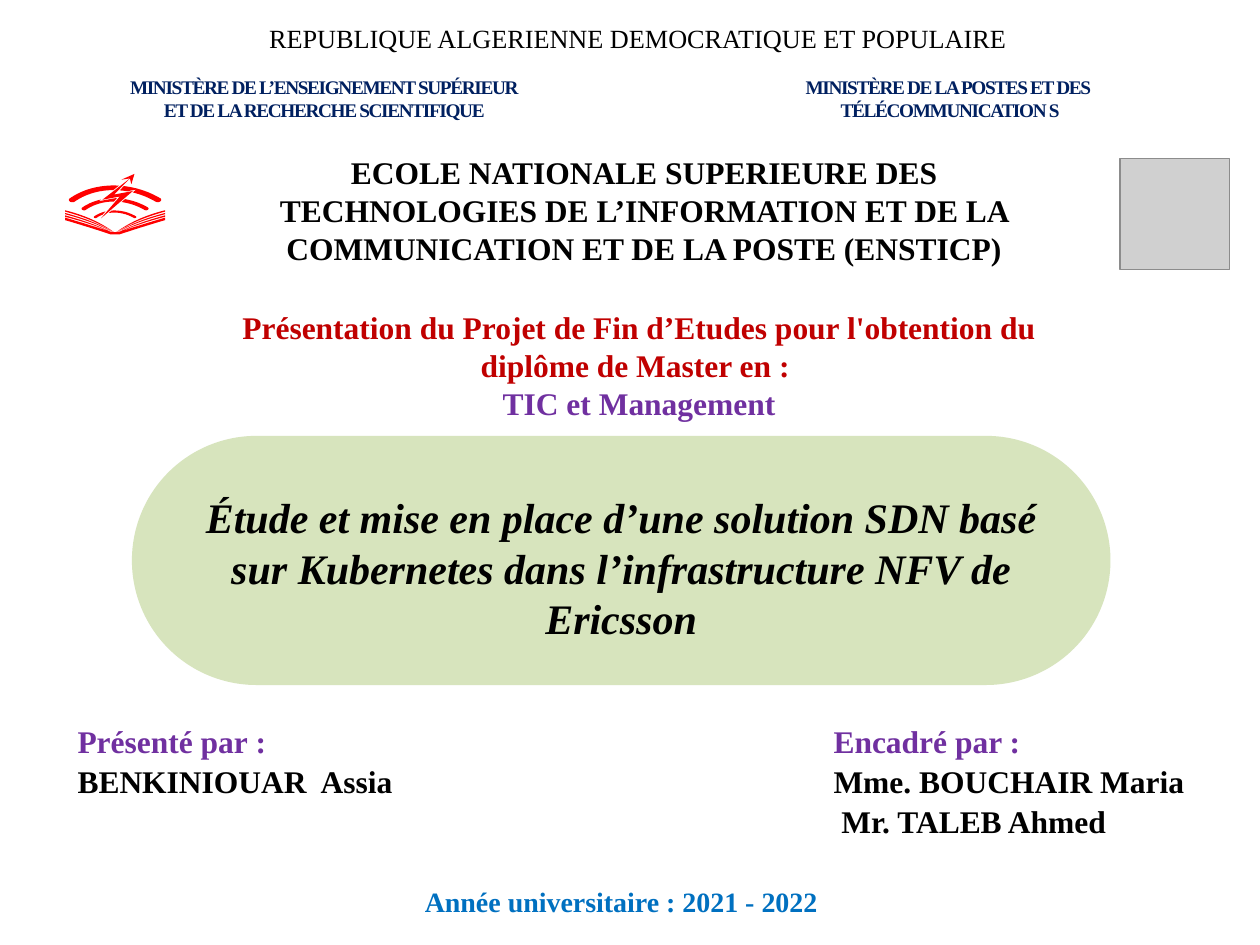
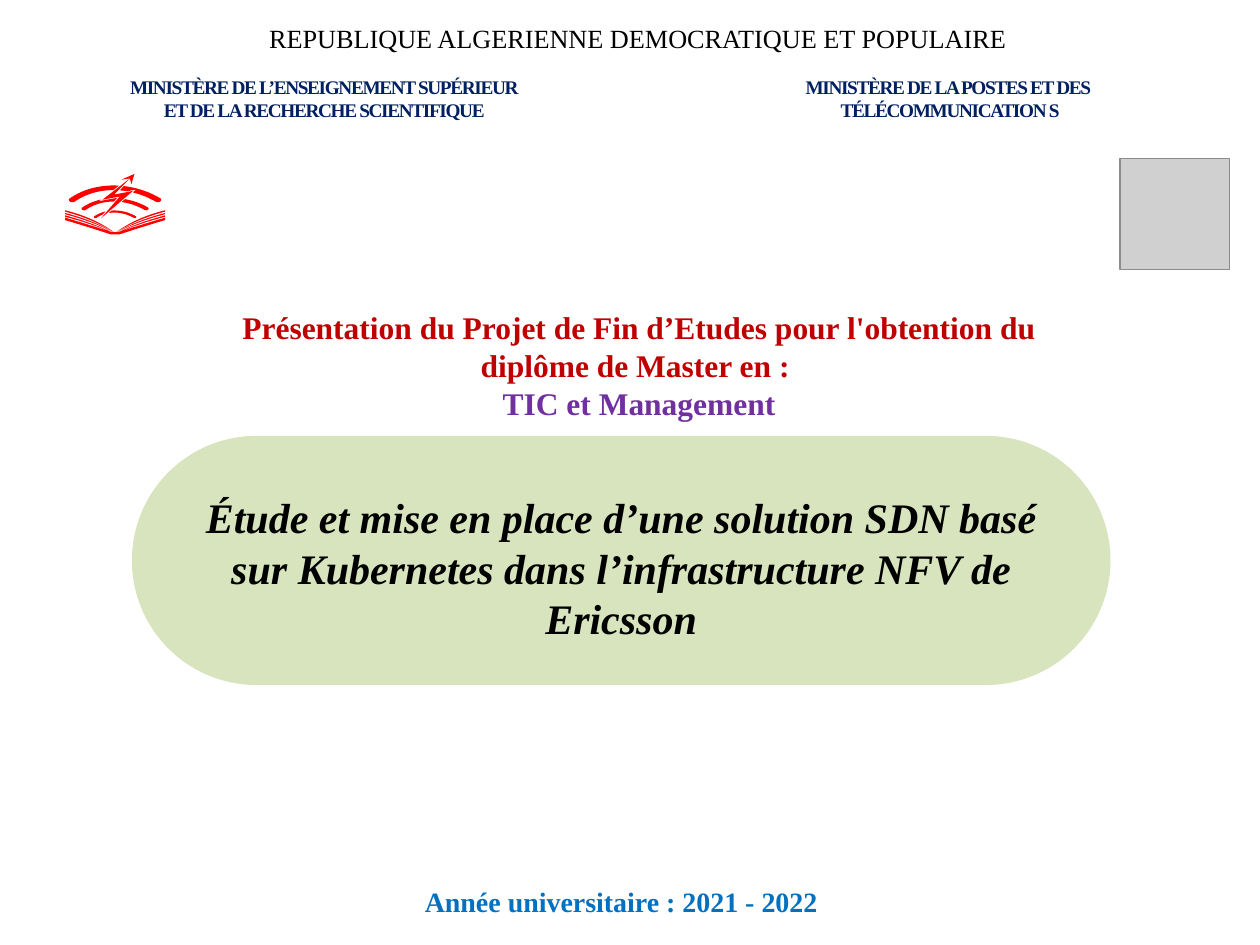
Before and after one commit to Rikaa-opstt/sdn-controller-microservice-kubernetes, a slide deck: slide 1 of final assia.pptx. Drawn at 1260x945 pixels with LibreOffice and Linux fonts; fonts in the diff are those of the drawing; grey boxes stand for pictures. Boxes give left, top, right and bottom in pixels: in the first picture for what was removed or moved away, otherwise in the second. Text is boxed around its words. In the diff, an @@ line names an element or a change of style, - is before the commit and + after.

```diff
--- a/final assia.pptx
+++ b/final assia.pptx
@@ text removed at (x1=280, y1=163, x2=1010, y2=266) @@
-ECOLE NATIONALE SUPERIEURE DES TECHNOLOGIES DE L’INFORMATION ET DE LA COMMUNICATION ET DE LA POSTE (ENSTICP)
@@ text removed at (x1=78, y1=731, x2=1184, y2=834) @@
-Présenté par : Encadré par :
-BENKINIOUAR Assia Mme. BOUCHAIR Maria
-Mr. TALEB Ahmed
```
